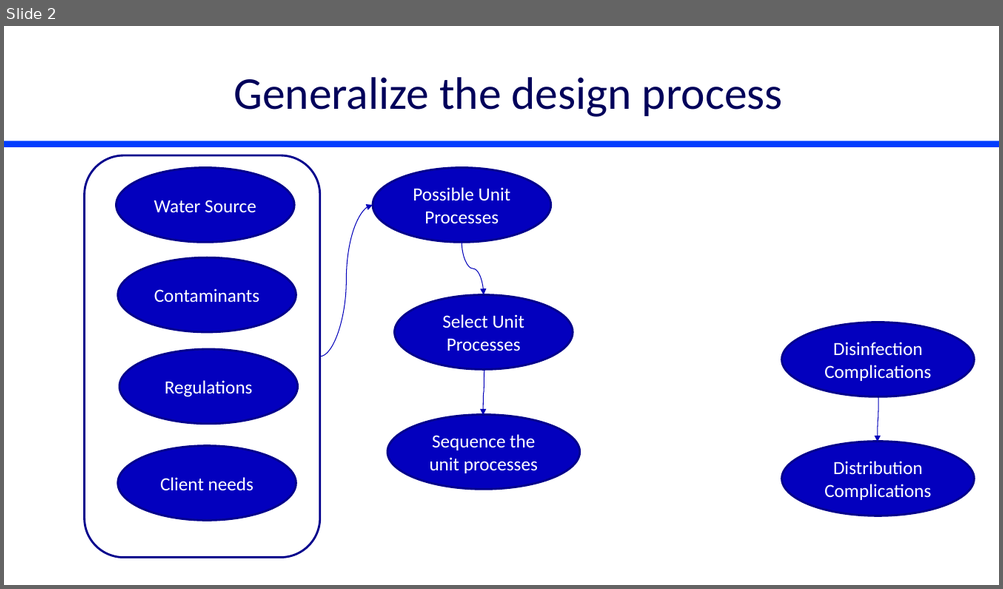
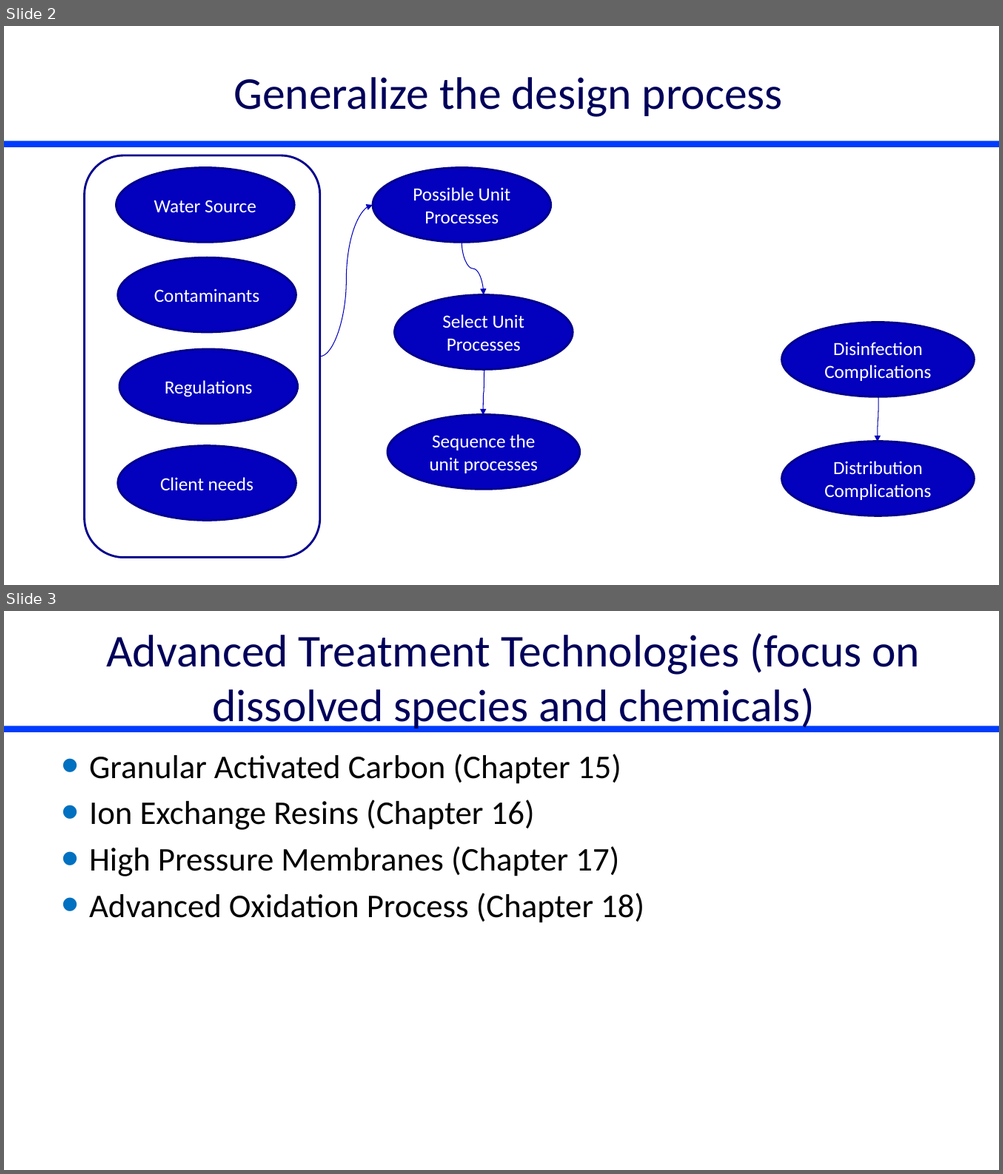
Before and after one commit to monroews/CEE4590, a slide deck: Lectures/Dissolved Chemicals.pptx. Shown one above the other, each under a label of ours: slide 2 before the commit, slides 2 and 3 after it. The pictures are 1003x589 and 1003x1174 pixels, drawn with LibreOffice and Linux fonts; fonts in the diff are those of the drawing. Boxes give left, top, right and bottom in pixels: in the first picture for what was removed or moved away, otherwise in the second. Text is boxed around its words. In the diff, an @@ line names an element or a change of style, - is before the commit and + after.

```diff
--- a/Lectures/Dissolved Chemicals.pptx
+++ b/Lectures/Dissolved Chemicals.pptx
@@ slide 3 added at [4,611,999,1170], background #FFFFFF; not listed: 1 template element that a slide beside it also shows @@
@@ title added at [106,633,920,732], 44 pt, text #00005A @@
+Advanced Treatment Technologies (focus on dissolved species and chemicals)
@@ text added at [89,754,644,923], 32 pt, text #000000 @@
+• Granular Activated Carbon (Chapter 15)
+• Ion Exchange Resins (Chapter 16)
+• High Pressure Membranes (Chapter 17)
+• Advanced Oxidation Process (Chapter 18)
```
Also in this commit, not shown: 1 slide removed, 4 other files.
